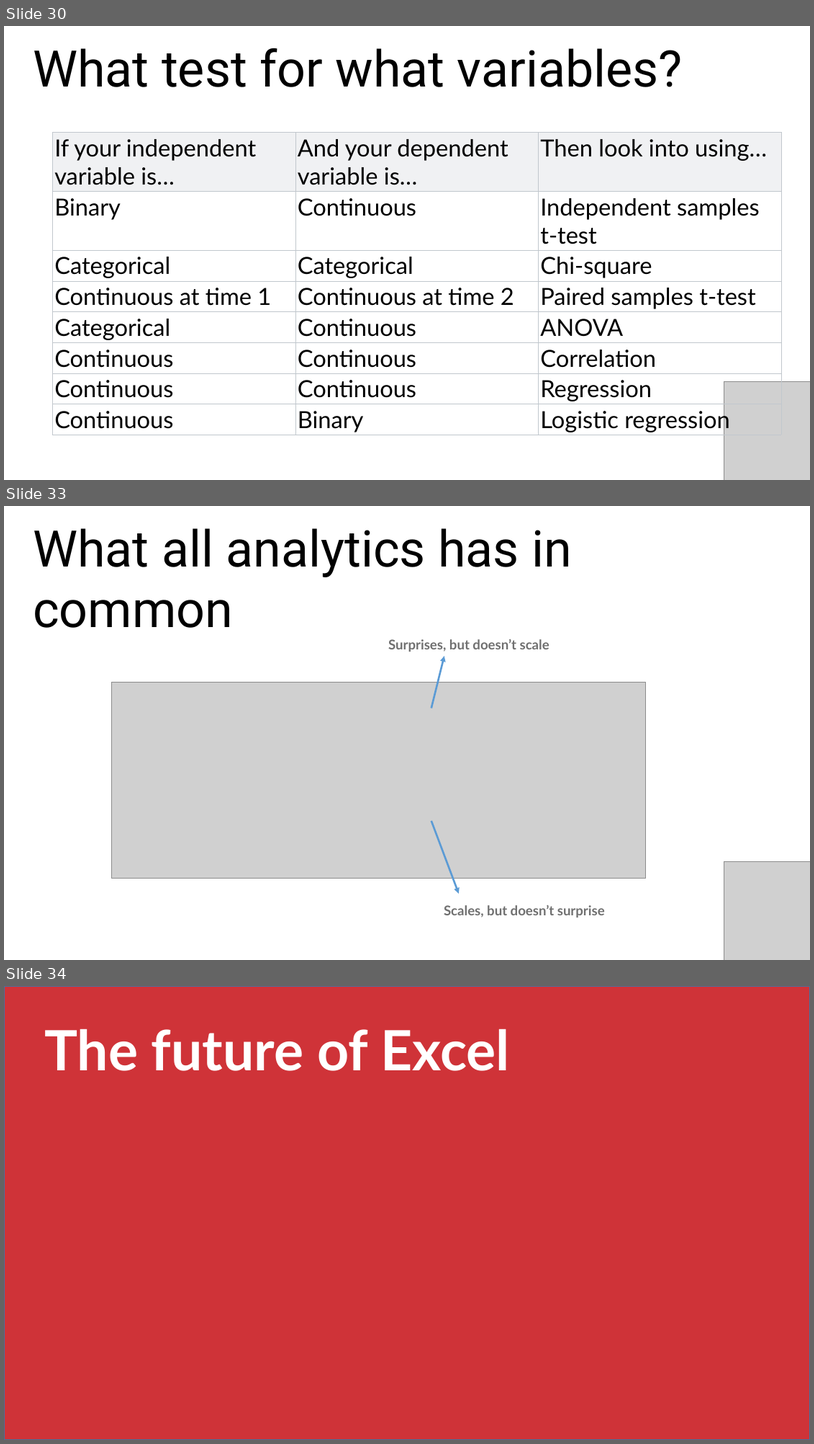
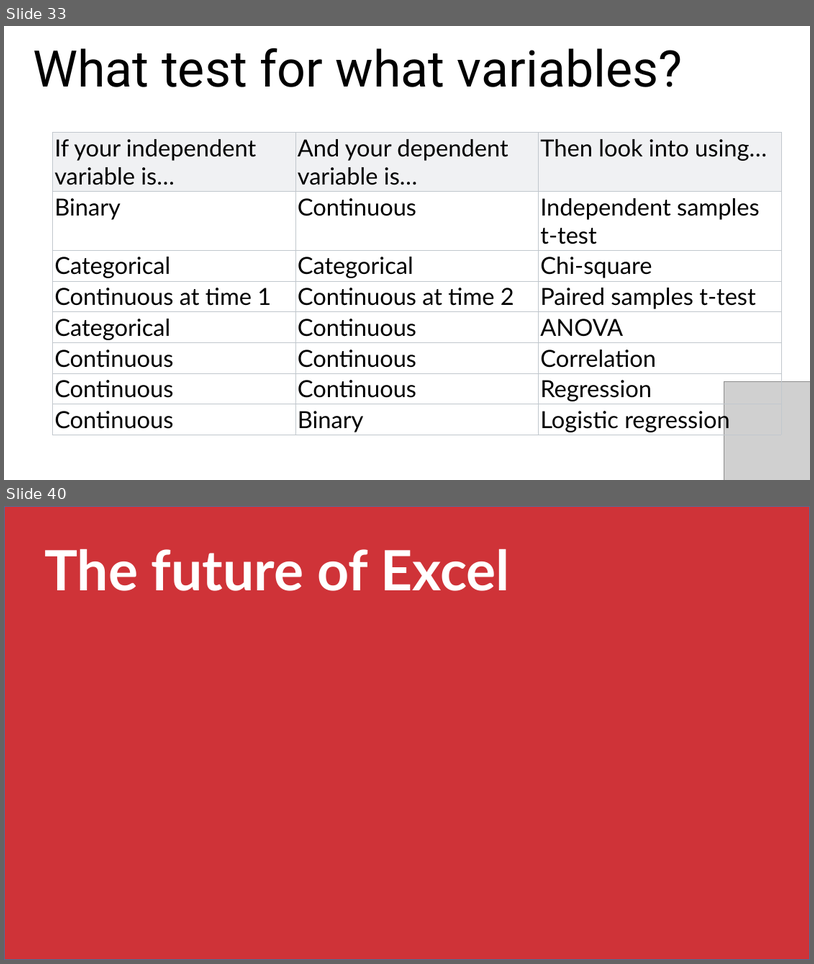
Before and after one commit to stringfestdata/aina-foundations-of-analytics, a slide deck: aina-foundations-of-analytics.pptx. Shown one above the other, each under a label of ours: slides 30, 33 and 34 before the commit, slides 33 and 40 after it; the slides between them are not shown. The pictures are 814x1444 and 814x964 pixels, drawn with LibreOffice and Linux fonts; fonts in the diff are those of the drawing; grey boxes stand for pictures. Boxes give left, top, right and bottom in pixels: in the first picture for what was removed or moved away, otherwise in the second. Text is boxed around its words. In the diff, an @@ line names an element or a change of style, - is before the commit and + after.

```diff
--- a/aina-foundations-of-analytics.pptx
+++ b/aina-foundations-of-analytics.pptx
@@ slide 33 removed at box(4, 506, 810, 960), background #FFFFFF @@
@@ text removed at box(33, 528, 572, 628) @@
-What all analytics has in common
@@ text removed at box(388, 639, 550, 651) @@
-Surprises, but doesn’t scale
@@ arrow removed from (432, 708) to (445, 656) @@
@@ picture removed at box(112, 682, 646, 878) @@
@@ arrow removed from (432, 821) to (459, 893) @@
@@ picture removed at box(725, 861, 810, 960) @@
@@ text removed at box(444, 905, 605, 917) @@
-Scales, but doesn’t surprise
@@ what was slide 30 is now slide 33 @@
@@ what was slide 34 is now slide 40 @@
```
Also in this commit, not shown: 4 slides changed, 7 slides added, 1 other slide removed, 6 other files.
